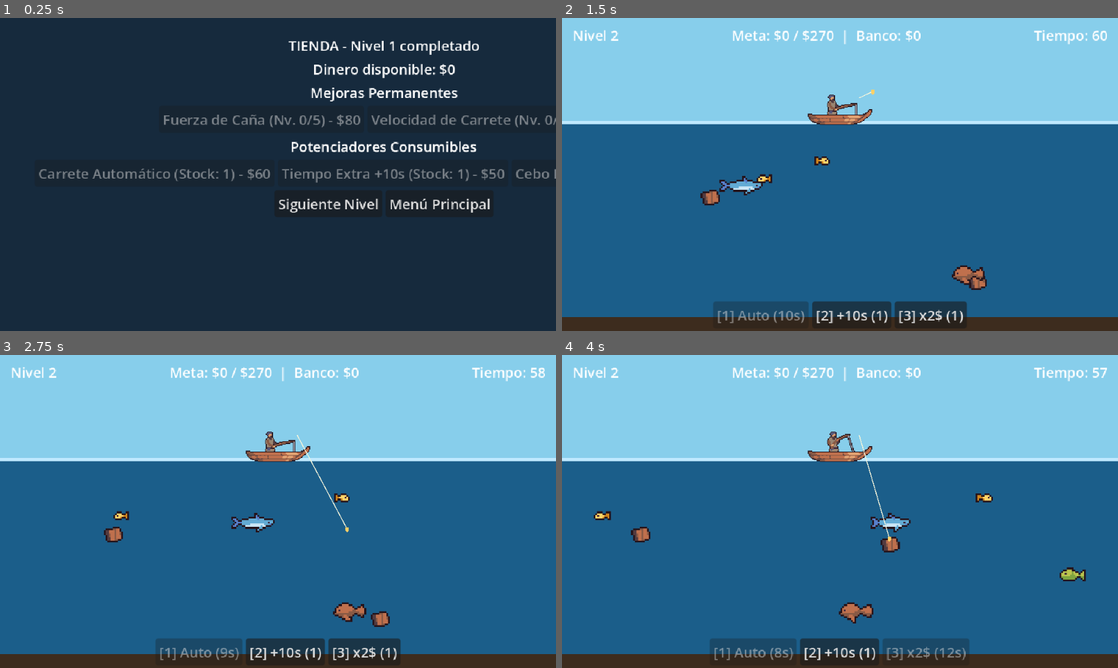
Above: before the commit, frames 1-4 (two rows, left to right).
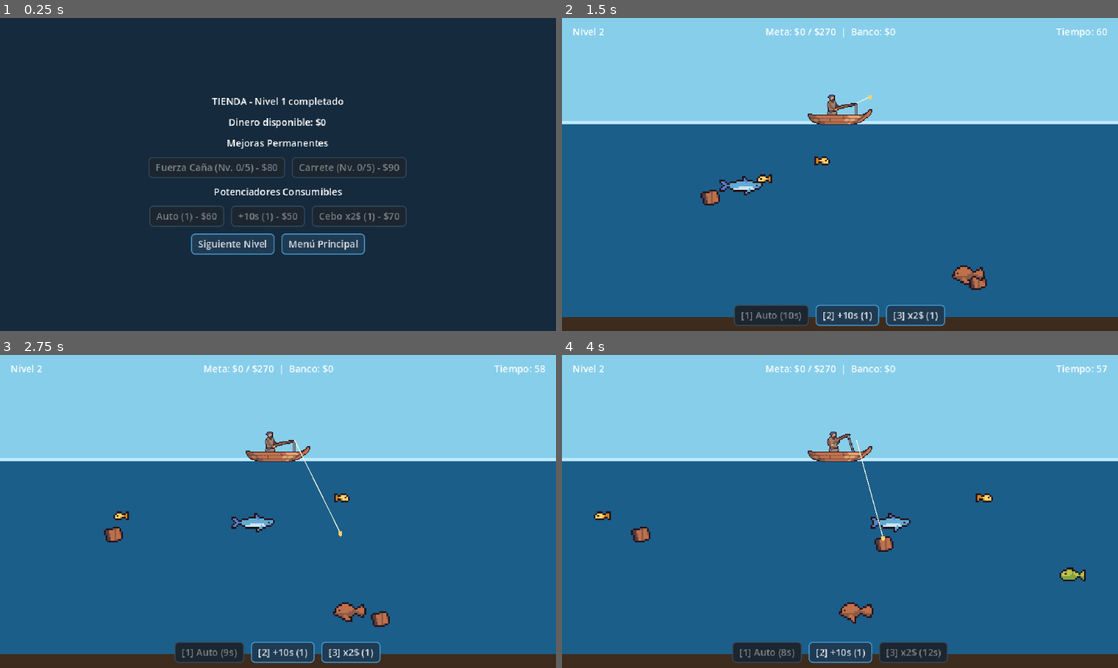
Above: after the commit, the same moments.

Repository: acloshh/Pesca
Game: Godot game, scene res://escenas/tienda.tscn
The game is run twice, just before and just after one commit, with the same random seed, the same clock (stepped at 60 frames per second) and the same inputs. This scene is started directly instead of the project's main scene.
Inputs (mouse positions are in pixels of both pictures, inside the frame that each line leads up to):
- Up to frame 1 (0.25 s): no input
- Up to frame 2 (1.5 s): click "Siguiente Nivel" at 0.5 s; click "[1] Auto (1)" at 1.25 s
- Up to frame 3 (2.75 s): tap Enter at 2 s; move the mouse to (400, 495) at 2.02 s; hold D (mover_derecha) from 2.03 s (still down); tap 1 (potenciador_1) at 2.1 s; click (400, 495) at 2.17 s
- Up to frame 4 (4 s): release D (mover_derecha) at 2.75 s; drag from (728, 527) to (940, 617) at 2.77 s; move the mouse to (895, 442) at 3.52 s; hold D (mover_derecha) from 3.53 s (still down); tap 3 (potenciador_3) at 3.6 s

The runs differ from the first frame. In frame 1, 7.5% of the frame differs, in the area x 7-100%, y 7-76%; in frame 2, 3.6%; in frame 3, 3.7%; in frame 4, 4.0%.

Commit message:
Ajuste visual de UI, tema proporcional a 640x360 y alineacion de punta de cana
- Se crea recursos/tema_ui.tres y se configura como tema global en project.godot con fuentes de 11px, separaciones de 8px y StyleBoxFlat consistentes para botones y paneles.
- Se acortan los textos de botones en tienda.gd y se centra/ajusta el margen en tienda.tscn para eliminar el desborde horizontal.
- Se corrige MargenInferior en juego_principal.tscn (grow_vertical = 0 y altura ajustada) para que los botones de potenciadores no se recorten abajo.
- Se alinea PuntaCana a (19, -10) para que el hilo salga exactamente desde el extremo de la cana de pescar.

Diff:
--- a/escenas/juego_principal.tscn
+++ b/escenas/juego_principal.tscn
@@ -11,8 +11,6 @@
 
 [node name="JuegoPrincipal" type="Node2D" unique_id=1865393688]
 script = ExtResource("1_oljg8")
-duracion_nivel = null
-meta_dinero = null
 
 [node name="Camera2D" type="Camera2D" parent="." unique_id=440907728]
 position = Vector2(320, 180)
@@ -71,7 +69,7 @@
 hframes = 4
 
 [node name="PuntaCana" type="Marker2D" parent="Pescador" unique_id=780086996]
-position = Vector2(22, -16)
+position = Vector2(19, -10)
 
 [node name="HiloPesca" type="Line2D" parent="Pescador" unique_id=270719880]
 z_index = 3
@@ -150,9 +148,10 @@
 anchor_right = 1.0
 anchor_bottom = 1.0
 offset_left = 12.0
-offset_top = -34.0
+offset_top = -30.0
 offset_right = -12.0
 offset_bottom = -6.0
+grow_vertical = 0
 
 [node name="BarraPotenciadores" type="HBoxContainer" parent="HUD/MargenInferior" unique_id=1624777034]
 layout_mode = 2
--- a/escenas/tienda.tscn
+++ b/escenas/tienda.tscn
@@ -19,13 +19,14 @@
 layout_mode = 0
 anchor_right = 1.0
 anchor_bottom = 1.0
-offset_left = 40.0
-offset_top = 20.0
-offset_right = -40.0
-offset_bottom = -20.0
+offset_left = 20.0
+offset_top = 16.0
+offset_right = -20.0
+offset_bottom = -16.0
 
 [node name="VBox" type="VBoxContainer" parent="Margen" unique_id=2056413684]
 layout_mode = 2
+alignment = 1
 
 [node name="LabelTitulo" type="Label" parent="Margen/VBox" unique_id=1937581691]
 layout_mode = 2
--- a/project.godot
+++ b/project.godot
@@ -32,6 +32,10 @@
 [editor_plugins]
 
 enabled=PackedStringArray("res://addons/godot_ai/plugin.cfg")
+
+[gui]
+
+theme/custom="res://recursos/tema_ui.tres"
 
 [input]
 
--- /dev/null
+++ b/recursos/tema_ui.tres
@@ -0,0 +1,92 @@
+[gd_resource type="Theme" format=3 uid="uid://6jqhysflqr5d"]
+
+[sub_resource type="StyleBoxFlat" id="StyleBoxFlat_nkuon"]
+content_margin_left = 8.0
+content_margin_top = 4.0
+content_margin_right = 8.0
+content_margin_bottom = 4.0
+bg_color = Color(0.105882354, 0.14901961, 0.1882353, 1)
+border_width_left = 1
+border_width_top = 1
+border_width_right = 1
+border_width_bottom = 1
+border_color = Color(0.23137255, 0.3019608, 0.36862746, 1)
+corner_radius_top_left = 4
+corner_radius_top_right = 4
+corner_radius_bottom_right = 4
+corner_radius_bottom_left = 4
+
+[sub_resource type="StyleBoxFlat" id="StyleBoxFlat_e6nln"]
+content_margin_left = 8.0
+content_margin_top = 4.0
+content_margin_right = 8.0
+content_margin_bottom = 4.0
+bg_color = Color(0.16470589, 0.31764707, 0.4509804, 1)
+border_width_left = 1
+border_width_top = 1
+border_width_right = 1
+border_width_bottom = 1
+border_color = Color(0.5647059, 0.8784314, 0.9372549, 1)
+corner_radius_top_left = 4
+corner_radius_top_right = 4
+corner_radius_bottom_right = 4
+corner_radius_bottom_left = 4
+
+[sub_resource type="StyleBoxFlat" id="StyleBoxFlat_pse65"]
+content_margin_left = 8.0
+content_margin_top = 4.0
+content_margin_right = 8.0
+content_margin_bottom = 4.0
+bg_color = Color(0.12156863, 0.23137255, 0.32941177, 1)
+border_width_left = 1
+border_width_top = 1
+border_width_right = 1
+border_width_bottom = 1
+border_color = Color(0.30588236, 0.65882355, 0.87058824, 1)
+corner_radius_top_left = 4
+corner_radius_top_right = 4
+corner_radius_bottom_right = 4
+corner_radius_bottom_left = 4
+
+[sub_resource type="StyleBoxFlat" id="StyleBoxFlat_mxinu"]
+content_margin_left = 8.0
+content_margin_top = 4.0
+content_margin_right = 8.0
+content_margin_bottom = 4.0
+bg_color = Color(0.078431375, 0.15294118, 0.21960784, 1)
+border_width_left = 1
+border_width_top = 1
+border_width_right = 1
+border_width_bottom = 1
+border_color = Color(0.30588236, 0.65882355, 0.87058824, 1)
+corner_radius_top_left = 4
+corner_radius_top_right = 4
+corner_radius_bottom_right = 4
+corner_radius_bottom_left = 4
+
+[sub_resource type="StyleBoxFlat" id="StyleBoxFlat_osmei"]
+content_margin_left = 12.0
+content_margin_top = 10.0
+content_margin_right = 12.0
+content_margin_bottom = 10.0
+bg_color = Color(0.0627451, 0.12941177, 0.1882353, 0.9019608)
+border_width_left = 1
+border_width_top = 1
+border_width_right = 1
+border_width_bottom = 1
+border_color = Color(0.30588236, 0.65882355, 0.87058824, 1)
+corner_radius_top_left = 6
+corner_radius_top_right = 6
+corner_radius_bottom_right = 6
+corner_radius_bottom_left = 6
+
+[resource]
+Button/font_sizes/font_size = 11
+Button/styles/disabled = SubResource("StyleBoxFlat_nkuon")
+Button/styles/hover = SubResource("StyleBoxFlat_e6nln")
+Button/styles/normal = SubResource("StyleBoxFlat_pse65")
+Button/styles/pressed = SubResource("StyleBoxFlat_mxinu")
+HBoxContainer/constants/separation = 8
+Label/font_sizes/font_size = 11
+PanelContainer/styles/panel = SubResource("StyleBoxFlat_osmei")
+VBoxContainer/constants/separation = 8
--- a/scripts/tienda.gd
+++ b/scripts/tienda.gd
@@ -29,11 +29,11 @@
 	label_dinero.text = "Dinero disponible: $%d" % DatosJuego.dinero_total
 
 	if DatosJuego.nivel_fuerza >= DatosJuego.MAX_NIVEL_MEJORA:
-		boton_fuerza.text = "Fuerza de Caña (Nv. MAX)"
+		boton_fuerza.text = "Fuerza Caña (MAX)"
 		boton_fuerza.disabled = true
 	else:
 		var costo_f := DatosJuego.obtener_costo_fuerza()
-		boton_fuerza.text = "Fuerza de Caña (Nv. %d/%d) - $%d" % [
+		boton_fuerza.text = "Fuerza Caña (Nv. %d/%d) - $%d" % [
 			DatosJuego.nivel_fuerza,
 			DatosJuego.MAX_NIVEL_MEJORA,
 			costo_f,
@@ -41,30 +41,30 @@
 		boton_fuerza.disabled = DatosJuego.dinero_total < costo_f
 
 	if DatosJuego.nivel_carrete >= DatosJuego.MAX_NIVEL_MEJORA:
-		boton_carrete.text = "Velocidad de Carrete (Nv. MAX)"
+		boton_carrete.text = "Carrete (MAX)"
 		boton_carrete.disabled = true
 	else:
 		var costo_c := DatosJuego.obtener_costo_carrete()
-		boton_carrete.text = "Velocidad de Carrete (Nv. %d/%d) - $%d" % [
+		boton_carrete.text = "Carrete (Nv. %d/%d) - $%d" % [
 			DatosJuego.nivel_carrete,
 			DatosJuego.MAX_NIVEL_MEJORA,
 			costo_c,
 		]
 		boton_carrete.disabled = DatosJuego.dinero_total < costo_c
 
-	boton_carrete_auto.text = "Carrete Automático (Stock: %d) - $%d" % [
+	boton_carrete_auto.text = "Auto (%d) - $%d" % [
 		DatosJuego.cant_carrete_auto,
 		DatosJuego.PRECIO_CARRETE_AUTO,
 	]
 	boton_carrete_auto.disabled = DatosJuego.dinero_total < DatosJuego.PRECIO_CARRETE_AUTO
 
-	boton_tiempo_extra.text = "Tiempo Extra +10s (Stock: %d) - $%d" % [
+	boton_tiempo_extra.text = "+10s (%d) - $%d" % [
 		DatosJuego.cant_tiempo_extra,
 		DatosJuego.PRECIO_TIEMPO_EXTRA,
 	]
 	boton_tiempo_extra.disabled = DatosJuego.dinero_total < DatosJuego.PRECIO_TIEMPO_EXTRA
 
-	boton_cebo_dorado.text = "Cebo Dorado x2$ (Stock: %d) - $%d" % [
+	boton_cebo_dorado.text = "Cebo x2$ (%d) - $%d" % [
 		DatosJuego.cant_cebo_dorado,
 		DatosJuego.PRECIO_CEBO_DORADO,
 	]
